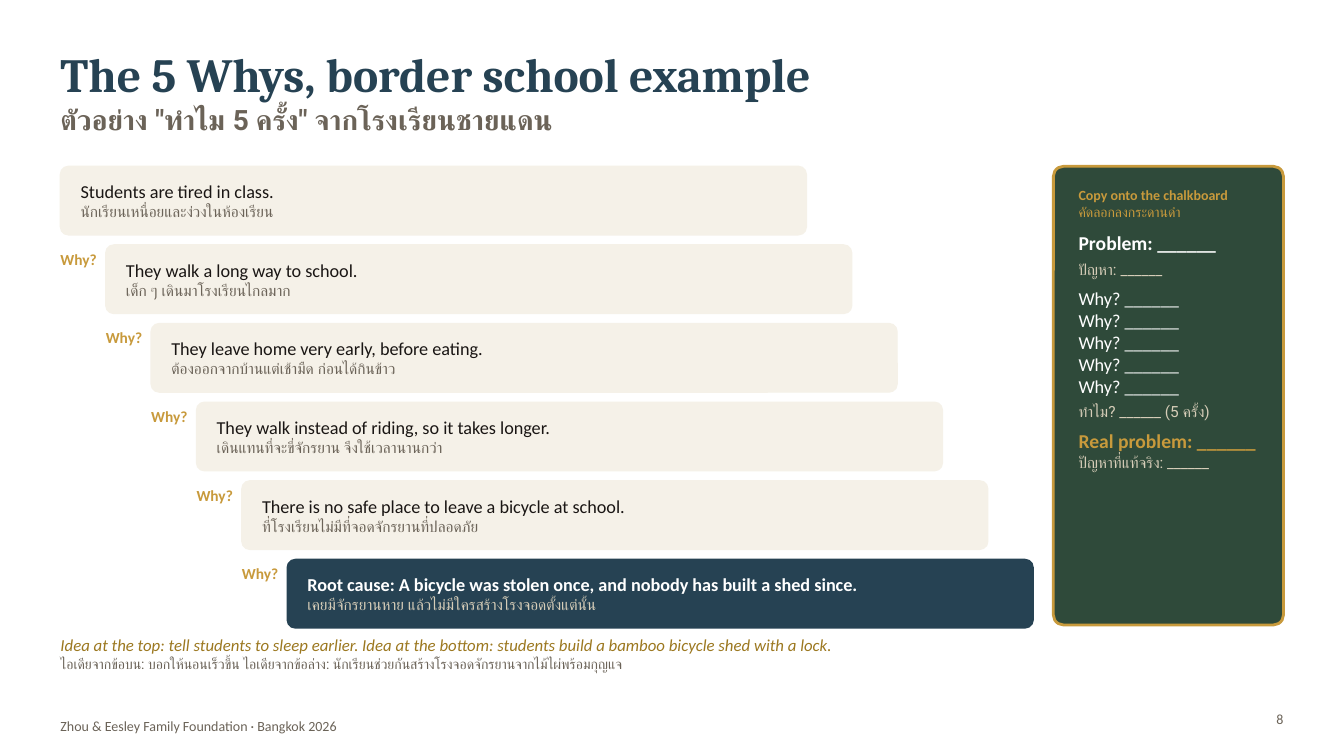
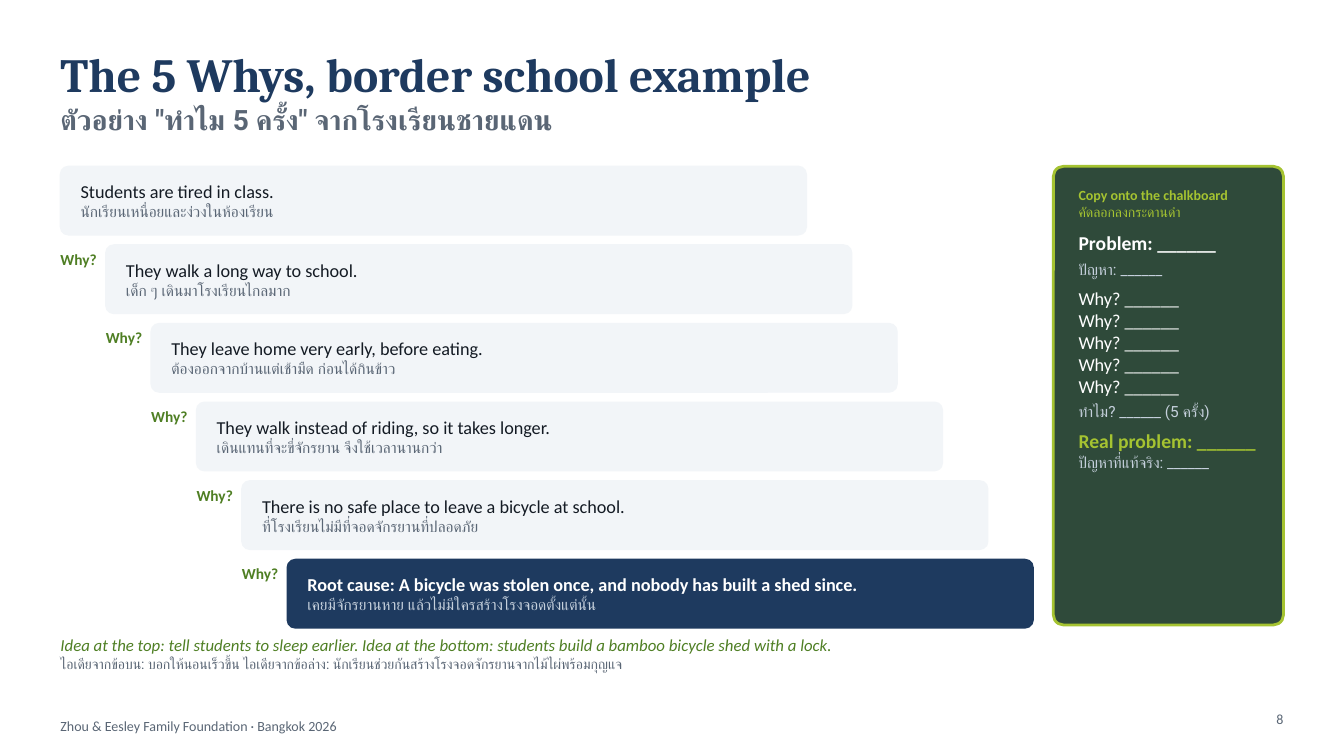
Before and after one commit to nnj24xbfp8-wq/projectkla, a slide deck: slide 8 of decks/Eesley_BorderPatrolPolice_Dec23_bilingual.pptx. Drawn at 1344x756 pixels with LibreOffice and Linux fonts; fonts in the diff are those of the drawing; background and template pictures are left out. Boxes give left, top, right and bottom in pixels: in the first picture for what was removed or moved away, otherwise in the second. Text is boxed around its words. In the diff, an @@ line names an element or a change of style, - is before the commit and + after.

```diff
--- a/decks/Eesley_BorderPatrolPolice_Dec23_bilingual.pptx
+++ b/decks/Eesley_BorderPatrolPolice_Dec23_bilingual.pptx
@@ title "The 5 Whys, border school ..." at [60, 59, 810, 131]: text colour #264253 to #1E3A5F in "The 5 Whys, border school example"; text colour #6B6358 to #5A6675 in "ตัวอย่าง "ทำไม 5 ครั้ง" จากโรงเรียนชายแดน" @@
@@ text "Students are tired in class." at [81, 185, 274, 217]: text colour #1A1614 to #141B24 in "Students are tired in class."; text colour #6B6358 to #5A6675 in "นักเรียนเหนื่อยและง่วงในห้องเรียน" @@
@@ rounded rectangle at [1054, 166, 1284, 625]: outline #C89A3C 2 pt to #A5C331 2 pt @@
@@ text at [1079, 190, 1228, 472]: text colour #C89A3C to #A5C331 in "Copy onto the chalkboard", "คัดลอกลงกระดานดำ", "Real problem: ______"; text colour #D6CDB8 to #C5D0DC in "ปัญหา: ______", "ทำไม? ______ (5 ครั้ง)", "ปัญหาที่แท้จริง: ______" @@
@@ text "They walk a long way ..." at [126, 264, 357, 300]: text colour #1A1614 to #141B24 in "They walk a long way to school."; text colour #6B6358 to #5A6675 in "เด็ก ๆ เดินมาโรงเรียนไกลมาก" @@
@@ text "They leave home very early, ..." at [171, 342, 482, 374]: text colour #1A1614 to #141B24 in "They leave home very early, before eating."; text colour #6B6358 to #5A6675 in "ต้องออกจากบ้านแต่เช้ามืด ก่อนได้กินข้าว" @@
@@ text "They walk instead of riding, ..." at [217, 421, 550, 453]: text colour #1A1614 to #141B24 in "They walk instead of riding, so it ..."; text colour #6B6358 to #5A6675 in "เดินแทนที่จะขี่จักรยาน จึงใช้เวลานานกว่า" @@
@@ fill #F5F1E8 to #F2F5F8; outline #F5F1E8 1 pt to #F2F5F8 1 pt in 5 elements at [60, 166, 807, 235], [106, 245, 852, 314], [151, 324, 897, 392], [197, 402, 943, 471], [242, 481, 988, 549] @@
@@ text "There is no safe place ..." at [262, 500, 625, 532]: text colour #1A1614 to #141B24 in "There is no safe place to leave ..."; text colour #6B6358 to #5A6675 in "ที่โรงเรียนไม่มีที่จอดจักรยานที่ปลอดภัย" @@
@@ text colour #C89A3C to #4F7F24 in 5 elements at [60, 254, 96, 268], [106, 332, 142, 346], [151, 411, 187, 425], [197, 490, 233, 504], [242, 568, 278, 582] @@
@@ rounded rectangle at [287, 560, 1033, 628]: fill #264253 to #1E3A5F; outline #264253 1 pt to #1E3A5F 1 pt @@
@@ text at [307, 598, 596, 610]: text colour #D6CDB8 to #C5D0DC in "เคยมีจักรยานหาย แล้วไม่มีใครสร้างโรงจอดตั้งแต่นั้น" @@
@@ text "Idea at the top: tell ..." at [60, 639, 831, 673]: text colour #9C7820 to #4F7F24 in "Idea at the top: tell students to ..."; text colour #6B6358 to #5A6675 in "ไอเดียจากข้อบน: บอกให้นอนเร็วขึ้น ไอเดียจากข้อล่าง: นักเรียน ..." @@
@@ text "Zhou & Eesley Family Foundation ..." at [60, 721, 336, 734]: text colour #6B6358 to #5A6675 @@
@@ page number at [1276, 714, 1283, 724]: text colour #6B6358 to #5A6675 @@
```
Also in this commit, not shown: 18 other slides changed, 6 other files.
